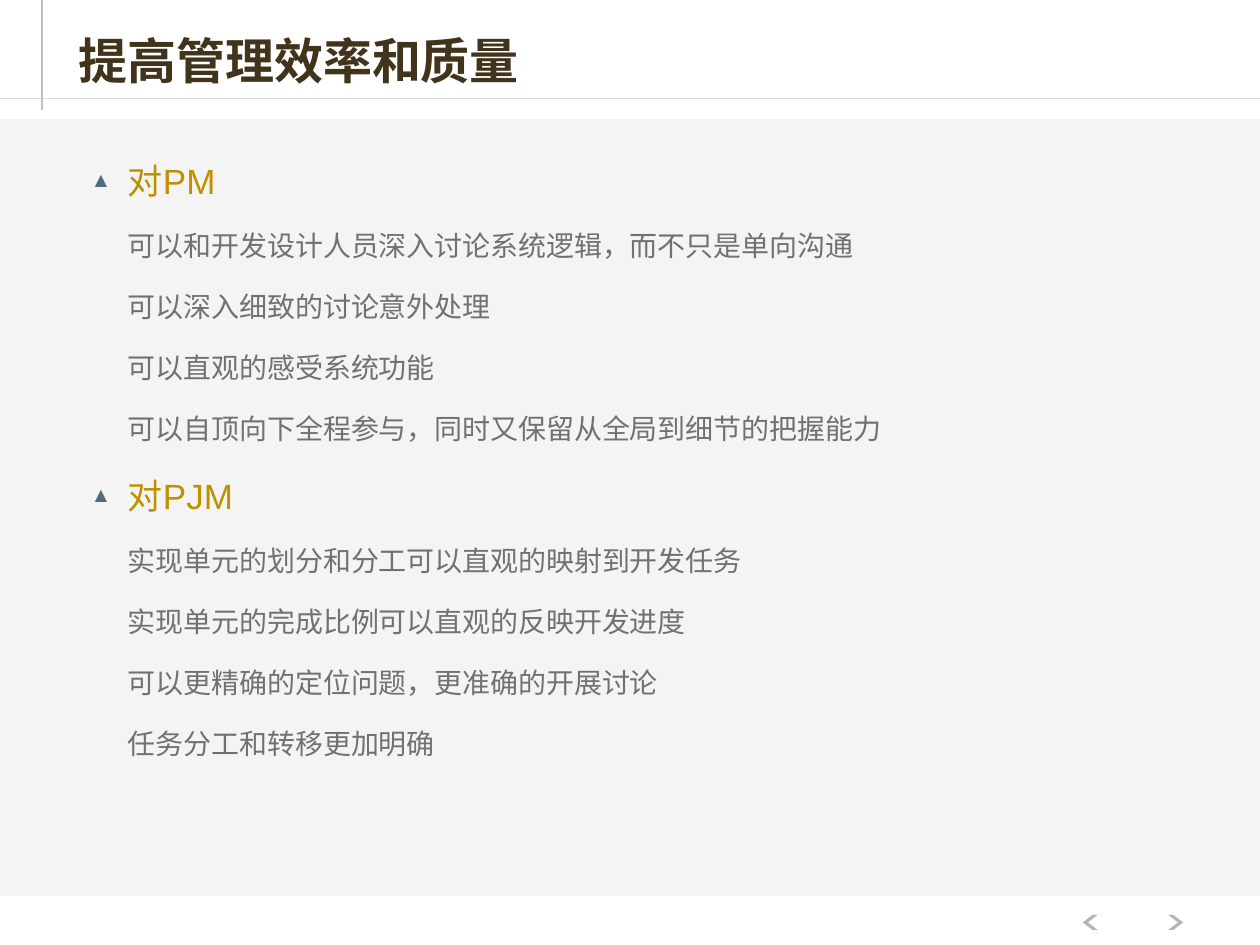
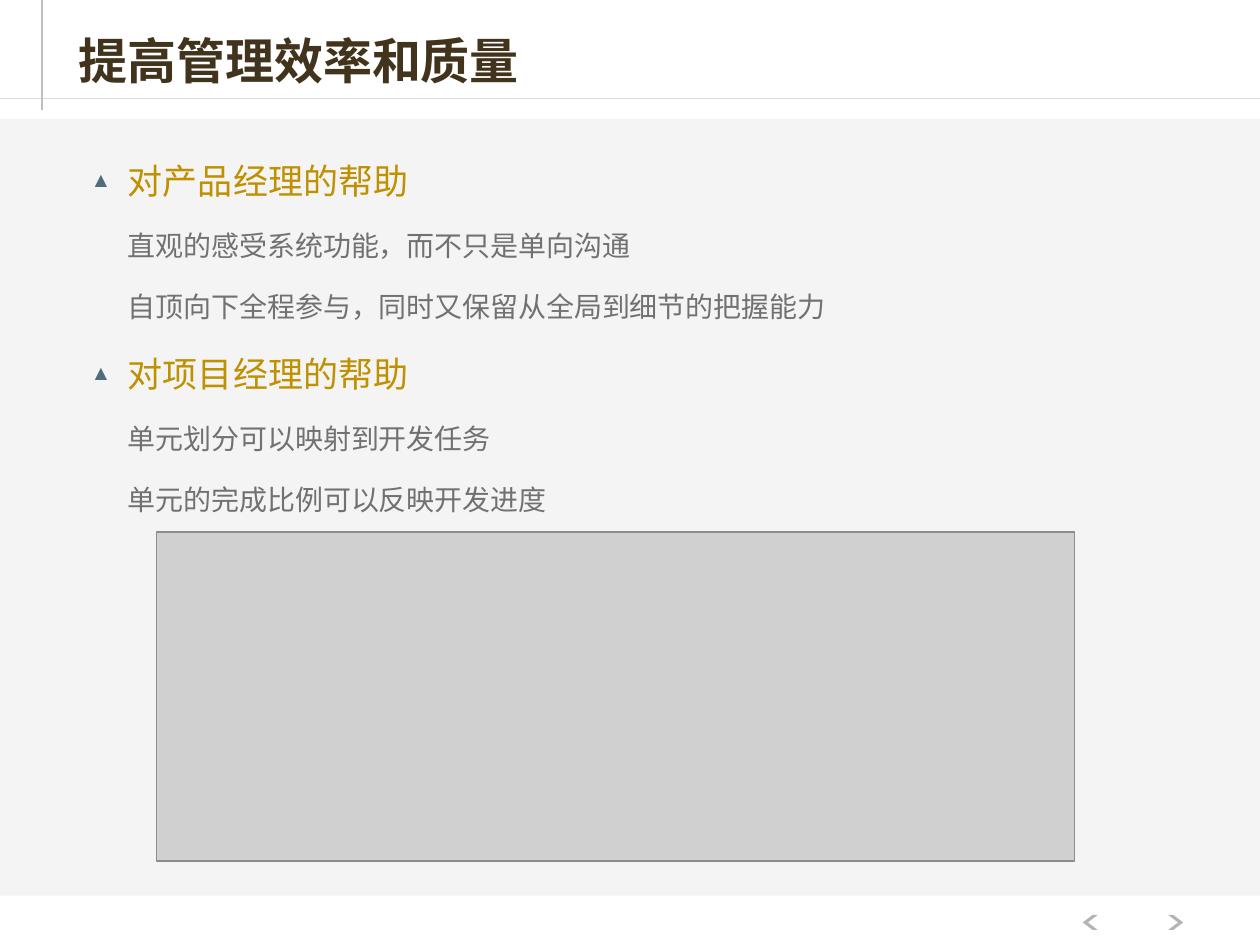
Before and after one commit to hejiehui/xross-tools-installer, a slide deck: slide 24 of doc/X-series V2.pptx. Drawn at 1260x945 pixels with LibreOffice and Linux fonts; fonts in the diff are those of the drawing; grey boxes stand for pictures. Boxes give left, top, right and bottom in pixels: in the first picture for what was removed or moved away, otherwise in the second. Text is boxed around its words. In the diff, an @@ line names an element or a change of style, - is before the commit and + after.

```diff
--- a/doc/X-series V2.pptx
+++ b/doc/X-series V2.pptx
@@ text at [128, 164, 825, 512]: text changed @@
-▲ 对PM
-    可以和开发设计人员深入讨论系统逻辑，而不只是单向沟通
-    可以深入细致的讨论意外处理
-    可以直观的感受系统功能
-    可以自顶向下全程参与，同时又保留从全局到细节的把握能力
-▲ 对PJM
-    实现单元的划分和分工可以直观的映射到开发任务
-    实现单元的完成比例可以直观的反映开发进度
-    可以更精确的定位问题，更准确的开展讨论
-    任务分工和转移更加明确
+▲ 对产品经理的帮助
+    直观的感受系统功能，而不只是单向沟通
+    自顶向下全程参与，同时又保留从全局到细节的把握能力
+▲ 对项目经理的帮助
+    单元划分可以映射到开发任务
+    单元的完成比例可以反映开发进度
@@ picture added at [156, 532, 1075, 861] @@
```
Also in this commit, not shown: 4 other slides changed.
